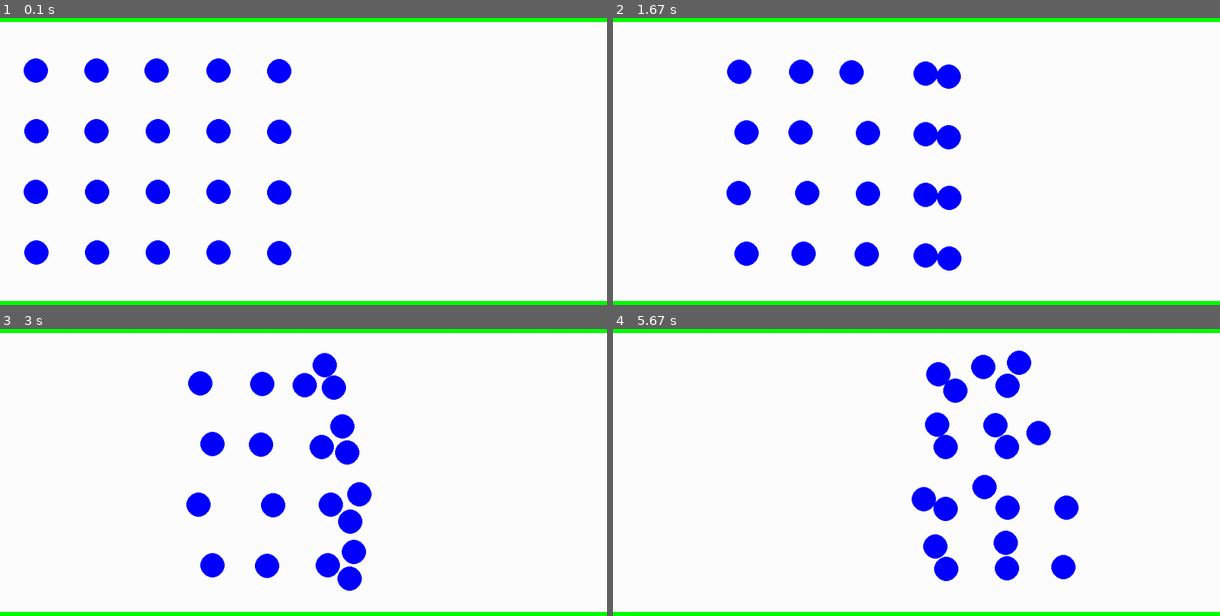
Above: before the commit, frames 1-4 (two rows, left to right).
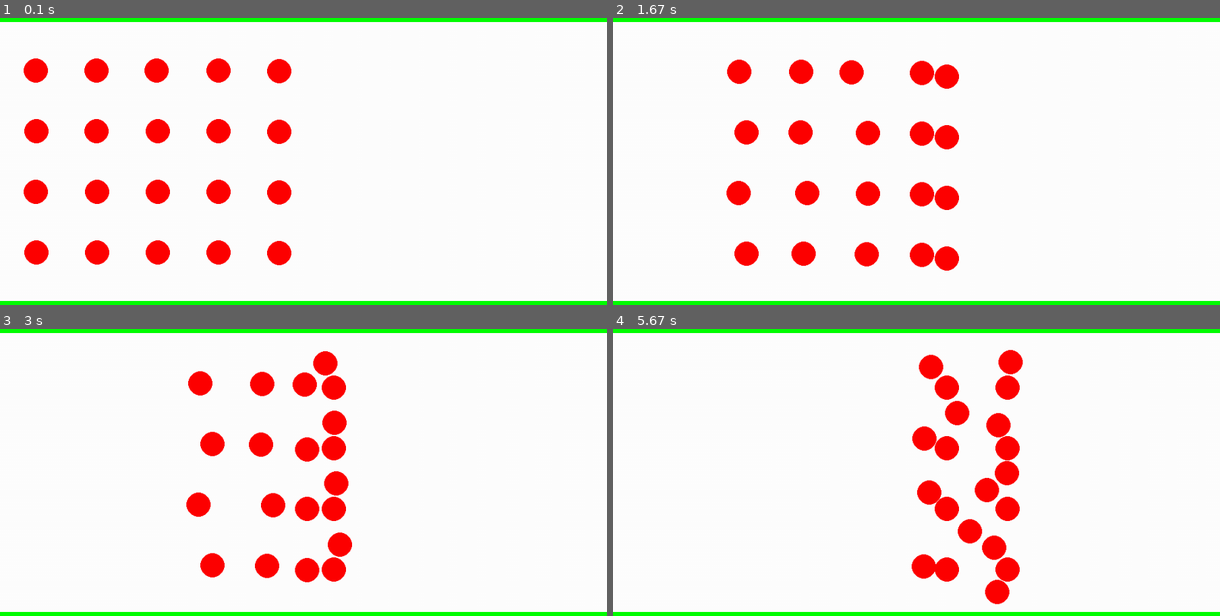
Above: after the commit, the same moments.

Repository: jkerfs/argil
Game: pygame game, started from examples/hallway/hallway.py
Two runs of this game, one before a commit and one after it. Both use one fixed random seed, a clock stepped at 60 frames per second and the inputs below.
Inputs:
- Up to frame 1 (0.1 s): no input
- Up to frame 2 (1.67 s): no input
- Up to frame 3 (3 s): no input
- Up to frame 4 (5.67 s): no input

The runs differ from the first frame. In frame 1, 5.5% of the frame differs, in the area x 3-48%, y 14-87%; in frame 2, 5.7%; in frame 3, 7.0%; in frame 4, 7.9%, in the area x 49-77%, y 7-97%.

Commit message:
use glance and observe for pygame simulation

Diff:
--- a/argil/environment.py
+++ b/argil/environment.py
@@ -23,9 +23,9 @@
         return lambda r: self._get_nearby(state, r, self.objects, rect_distance)
 
     def step(self, delta=1.0):
-        done = False
+        done = True
         for agent in self.agents:
             get_obstacles = self.get_objects(agent)
             get_neighbors = self.get_neighbors(agent)
-            done |= agent.step(agent, get_obstacles, get_neighbors)
+            done &= agent.step(agent, get_obstacles, get_neighbors)
         return done
--- a/argil/socialforce.py
+++ b/argil/socialforce.py
@@ -11,15 +11,26 @@
         self.color = color
         self.waypoints = []
         self.vel_max = vel_max
+        self.done = False
 
     def add_waypoint(self, goal_pos):
         self.waypoints.append(goal_pos)
 
     def step(self, this, get_obstacles, get_neighbors):
+        if self.done:
+            return True
         if len(self.waypoints) == 0:
-            return 0, 0
-        if dist((self.x, self.y), self.waypoints[0]) < .1 and len(self.waypoints) > 1:
-            self.waypoints = self.waypoints[:-1]
+            self.done = True
+            return True
+        if dist((self.x, self.y), self.waypoints[-1]) < .1:
+            if len(self.waypoints) > 1:
+                self.waypoints = self.waypoints[:-1]
+            else:
+                self.x = self.waypoints[-1][0]
+                self.y = self.waypoints[-1][1]
+                self.done = True
+                return True
+
 
         delta_time = .05
         mass = 80
@@ -41,6 +52,7 @@
         cur_vel *= delta_time
         self.x += cur_vel[0]
         self.y += cur_vel[1]
+
         return False
 
     def get_agent_force(self, cur_pos, cur_vel, neighbors):
--- a/argil/visualization/pygame.py
+++ b/argil/visualization/pygame.py
@@ -3,39 +3,53 @@
 from pygame import Surface
 from .simulation import Simulation
 
-# Colors
-BLACK = (0, 0, 0)
-WHITE = (255, 255, 255)
-GREEN = (0, 255, 0)
-RED = (255, 0, 0)
-BLUE = (0, 0, 255)
-
-SCALE = 100
-
 
 class AgentSprite(Sprite):
-    def __init__(self, agent):
+    def __init__(self, agent, observe, glance, scale):
         super().__init__()
-        self.radius = agent.radius
-        self.image = Surface([self.radius * 2 * SCALE, self.radius * 2 * SCALE])
-        self.image.fill((255, 0, 255))
-        self.image.set_colorkey((255, 0, 255))
-        pygame.draw.circle(self.image, BLUE, (int(agent.radius * SCALE), int(agent.radius * SCALE)), int(agent.radius * SCALE))
-        self.rect = self.image.get_rect()
-        self.rect.x = (agent.x - self.radius) * SCALE
-        self.rect.y = (agent.y - self.radius) * SCALE
         self.agent = agent
+        self.observe = observe
+        self.glance = glance
+        self.scale = scale
+
+        glance_params = glance(self.agent)
+        if "shape" not in glance_params:
+            raise Exception("Must specify agent shape")
+
+        self.shape = glance_params["shape"]
+        if self.shape == "circle":
+            self.radius = glance_params.get("radius", 1)
+            self.color = glance_params.get("color", ((0, 0, 255)))
+            self.x = glance_params.get("x", 0)
+            self.y = glance_params.get("y", 0)
+
+            self.image = Surface([self.radius * 2 * self.scale, self.radius * 2 * self.scale])
+            self.image.fill((255, 0, 255))
+            self.image.set_colorkey((255, 0, 255))
+            pygame.draw.circle(self.image, self.color, (int(self.radius * self.scale), int(self.radius * self.scale)), int(self.radius * self.scale))
+
+            self.rect = self.image.get_rect()
+            self.rect.x = (self.x - self.radius) * self.scale
+            self.rect.y = (self.y - self.radius) * self.scale
 
     def update(self):
-        self.rect.x = (self.agent.x - self.agent.radius) * SCALE
-        self.rect.y = (self.agent.y - self.agent.radius) * SCALE
+        obs_params = self.observe(self.agent)
+        self.x = obs_params.get("x", self.x)
+        self.y = obs_params.get("y", self.y)
+        self.radius = obs_params.get("radius", self.radius)
+
+        self.rect.x = (self.x - self.radius) * self.scale
+        self.rect.y = (self.y - self.radius) * self.scale
 
 
 class PyGameSimulation(Simulation):
-    def __init__(self, env):
+    def __init__(self, env, observe, glance, scale):
         self.env = env
-        self.width = env.width * 100
-        self.height = env.height * 100
+        self.observe = observe
+        self.glance = glance
+        self.scale = scale
+        self.width = env.width * self.scale
+        self.height = env.height * self.scale
 
     def run(self):
         pygame.init()
@@ -43,7 +57,7 @@
 
         all_sprites_list = pygame.sprite.Group()
         for agent in self.env.agents:
-            all_sprites_list.add(AgentSprite(agent))
+            all_sprites_list.add(AgentSprite(agent,self.observe, self.glance, self.scale))
 
         done = False
         clock = pygame.time.Clock()
@@ -53,17 +67,20 @@
                 if event.type == pygame.QUIT:
                     done = True
 
-            self.env.step()
+            done = self.env.step()
 
             all_sprites_list.update()
 
-            screen.fill(WHITE)
+            screen.fill((255, 255, 255))
             for obstacle in self.env.objects:
-                screen.fill((0, 255, 0), (obstacle.x * 100, obstacle.y * 100, obstacle.width * 100, obstacle.height * 100))
+                screen.fill((0, 255, 0), (obstacle.x * self.scale, obstacle.y * self.scale, obstacle.width * self.scale, obstacle.height * self.scale))
 
             all_sprites_list.draw(screen)
 
             pygame.display.flip()
 
             clock.tick(20)
+
+            if done:
+                break
         pygame.quit()
--- a/examples/hallway/hallway.py
+++ b/examples/hallway/hallway.py
@@ -18,5 +18,13 @@
     agents[-1].add_waypoint((10 - (start[0]), start[1] + .1))
 obstacles = [Object(x=0, y=0, width=10., height=.2), Object(x=0., y=4.8, width=10., height=.2)]
 env = Environment(agents, obstacles, width, height)
-game = PyGameSimulation(env)
+
+
+def glance(self):
+    return {"shape": "circle", "radius": .2, "color": (255,0,0)}
+
+def observe(self):
+    return {"x": self.x, "y": self.y}
+
+game = PyGameSimulation(env, observe, glance, 100)
 game.run()
